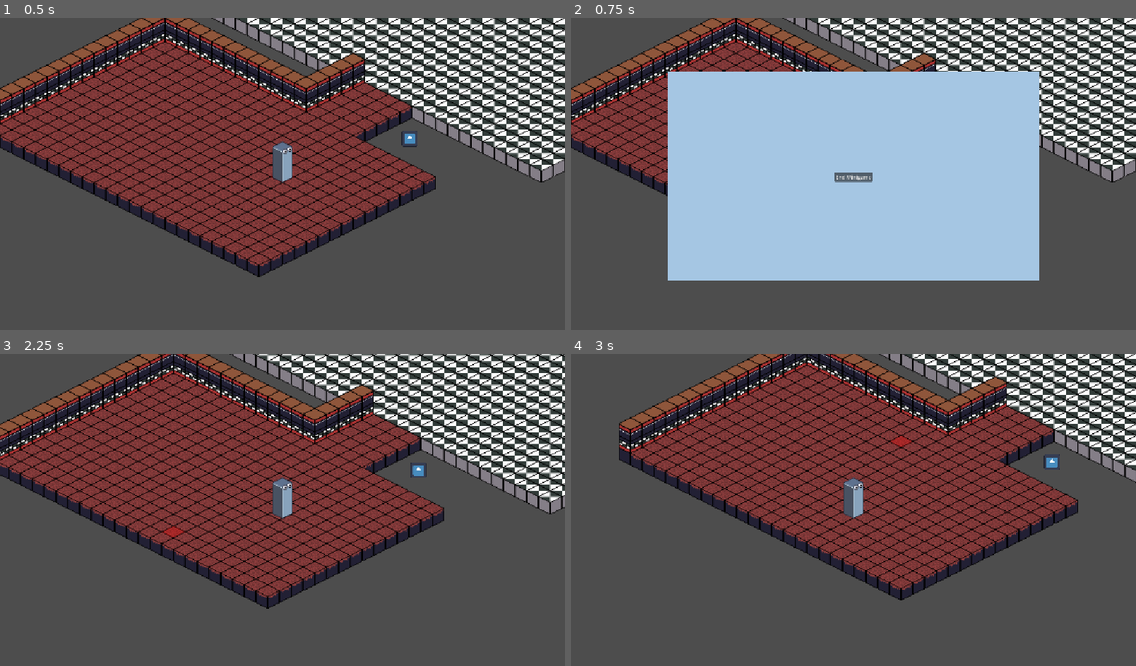
Above: before the commit, frames 1-4 (two rows, left to right).
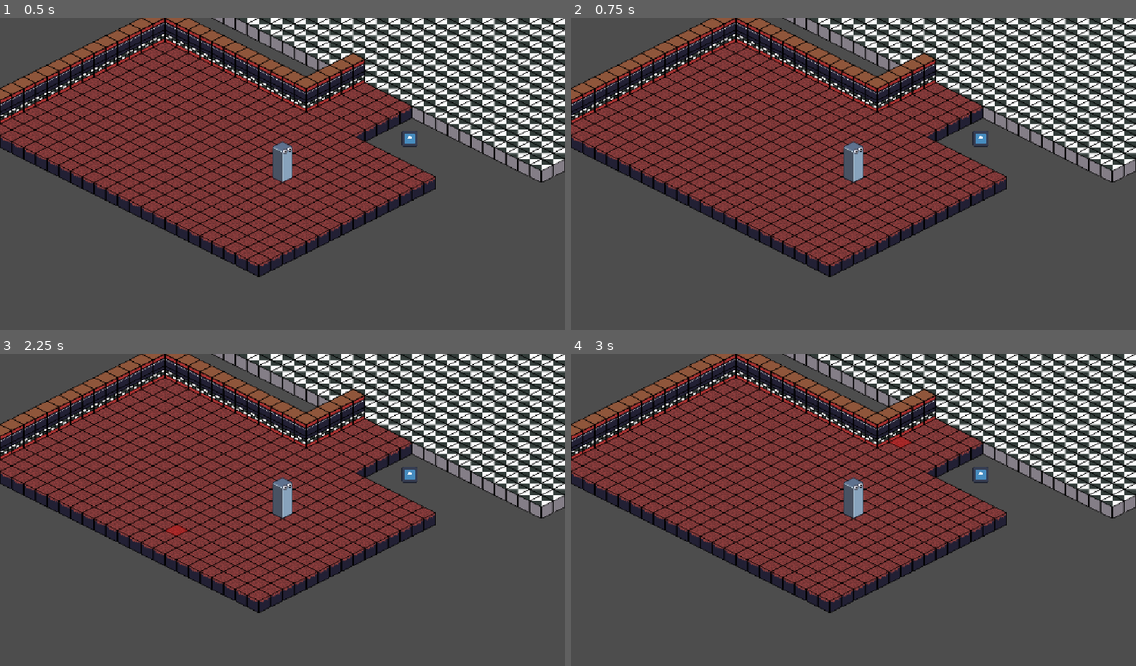
Above: after the commit, the same moments.

Repository: GidoVerhoef/Game-Jam-Vierjaardag
Game: Godot game, scene res://scenes/main.tscn
Two runs of this game, one before a commit and one after it. Both use one fixed random seed, a clock stepped at 60 frames per second and the inputs below. The engine's default icon, where the game draws it, is replaced by a stand-in: a white triangle on a blue panel in a dark square.
Inputs (mouse positions are in pixels of both pictures, inside the frame that each line leads up to):
- Up to frame 1 (0.5 s): no input
- Up to frame 2 (0.75 s): tap Enter at 0.5 s; move the mouse to (983, 139) at 0.52 s; click (983, 139) at 0.67 s
- Up to frame 3 (2.25 s): click (282, 513) at 1.25 s, where only the run before the commit has a clickable "End Minigame"; tap Space at 2 s; move the mouse to (169, 528) at 2.02 s; click (169, 528) at 2.17 s
- Up to frame 4 (3 s): move the mouse to (910, 444) at 2.77 s; click (910, 444) at 2.92 s

Frame 1 is identical in both runs. In frame 2, 44% of the frame differs, in the area x 17-83%, y 17-85%; in frame 3, 27%; in frame 4, 43%.

Commit message:
chore: added assets for simon says minigame

Diff:
--- a/gamejam--verjaardag/scenes/minigame.tscn
+++ b/gamejam--verjaardag/scenes/minigame.tscn
@@ -1,7 +1,6 @@
 [gd_scene format=3 uid="uid://cdd8hg6fbll64"]
 
 [ext_resource type="Script" uid="uid://blnaeduo53hgm" path="res://scripts/minigame_logic/minigame.gd" id="1_5iev5"]
-[ext_resource type="Script" uid="uid://dw8iidw3qmdim" path="res://scripts/minigame_logic/minigame_example.gd" id="2_hwsak"]
 
 [node name="Minigame_Example" type="Node2D" unique_id=568703234]
 script = ExtResource("1_5iev5")
@@ -17,32 +16,3 @@
 grow_horizontal = 2
 grow_vertical = 2
 metadata/_edit_use_anchors_ = true
-
-[node name="ColorRect" type="ColorRect" parent="CanvasLayer/Control" unique_id=1567081019]
-layout_mode = 1
-anchors_preset = 15
-anchor_right = 1.0
-anchor_bottom = 1.0
-grow_horizontal = 2
-grow_vertical = 2
-color = Color(0.64705884, 0.7764706, 0.8901961, 1)
-metadata/_edit_use_anchors_ = true
-
-[node name="Button" type="Button" parent="CanvasLayer/Control/ColorRect" unique_id=2091119227]
-layout_mode = 1
-anchors_preset = 8
-anchor_left = 0.5
-anchor_top = 0.5
-anchor_right = 0.5
-anchor_bottom = 0.5
-offset_left = -59.0
-offset_top = -15.5
-offset_right = 59.0
-offset_bottom = 15.5
-grow_horizontal = 2
-grow_vertical = 2
-text = "End Minigame"
-script = ExtResource("2_hwsak")
-metadata/_edit_use_anchors_ = true
-
-[connection signal="pressed" from="CanvasLayer/Control/ColorRect/Button" to="CanvasLayer/Control/ColorRect/Button" method="_on_pressed"]
--- /dev/null
+++ b/gamejam--verjaardag/scenes/stage_minigame.tscn
@@ -0,0 +1,60 @@
+[gd_scene format=3 uid="uid://fvscujx73wea"]
+
+[ext_resource type="Script" uid="uid://blnaeduo53hgm" path="res://scripts/minigame_logic/minigame.gd" id="1_3jsd8"]
+[ext_resource type="Texture2D" uid="uid://c31co3u6yjph3" path="res://assets/Stage_simonSays_bg.png" id="2_edlbs"]
+[ext_resource type="Texture2D" uid="uid://br352h24y5yu3" path="res://assets/button.png" id="3_eccep"]
+
+[node name="Minigame_Example" type="Node2D" unique_id=568703234]
+script = ExtResource("1_3jsd8")
+
+[node name="CanvasLayer" type="CanvasLayer" parent="." unique_id=322323245]
+
+[node name="Control" type="Control" parent="CanvasLayer" unique_id=804206698]
+clip_contents = true
+layout_mode = 3
+anchors_preset = 15
+anchor_right = 1.0
+anchor_bottom = 1.0
+grow_horizontal = 2
+grow_vertical = 2
+metadata/_edit_use_anchors_ = true
+
+[node name="TextureRect" type="TextureRect" parent="CanvasLayer/Control" unique_id=505223205]
+layout_mode = 1
+anchors_preset = 15
+anchor_right = 1.0
+anchor_bottom = 1.0
+grow_horizontal = 2
+grow_vertical = 2
+texture = ExtResource("2_edlbs")
+
+[node name="TextureRect2" type="TextureRect" parent="CanvasLayer/Control" unique_id=1342320989]
+layout_mode = 1
+anchors_preset = 5
+anchor_left = 0.5
+anchor_right = 0.5
+offset_left = -37.0
+offset_top = 69.0
+offset_right = 37.0
+offset_bottom = 143.0
+grow_horizontal = 2
+texture = ExtResource("3_eccep")
+
+[node name="Label" type="Label" parent="CanvasLayer/Control/TextureRect2" unique_id=2081601059]
+layout_mode = 1
+anchors_preset = 8
+anchor_left = 0.5
+anchor_top = 0.5
+anchor_right = 0.5
+anchor_bottom = 0.5
+offset_left = -20.0
+offset_top = -11.5
+offset_right = 20.0
+offset_bottom = 11.5
+grow_horizontal = 2
+grow_vertical = 2
+theme_override_colors/font_color = Color(0, 0, 0, 1)
+theme_override_font_sizes/font_size = 35
+text = "A"
+horizontal_alignment = 1
+vertical_alignment = 1
Binary file added: gamejam--verjaardag/assets/Stage_simonSays_bg.png
Not shown, added: gamejam--verjaardag/assets/Stage_simonSays_bg.png.import
Binary file added: gamejam--verjaardag/assets/button.png
Not shown, added: gamejam--verjaardag/assets/button.png.import
